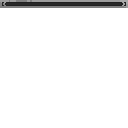
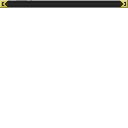
Layered file, before and after one edit (128px x 128px). Changes by layer:
painted on "Layer" over 0, 0, 128, 8
